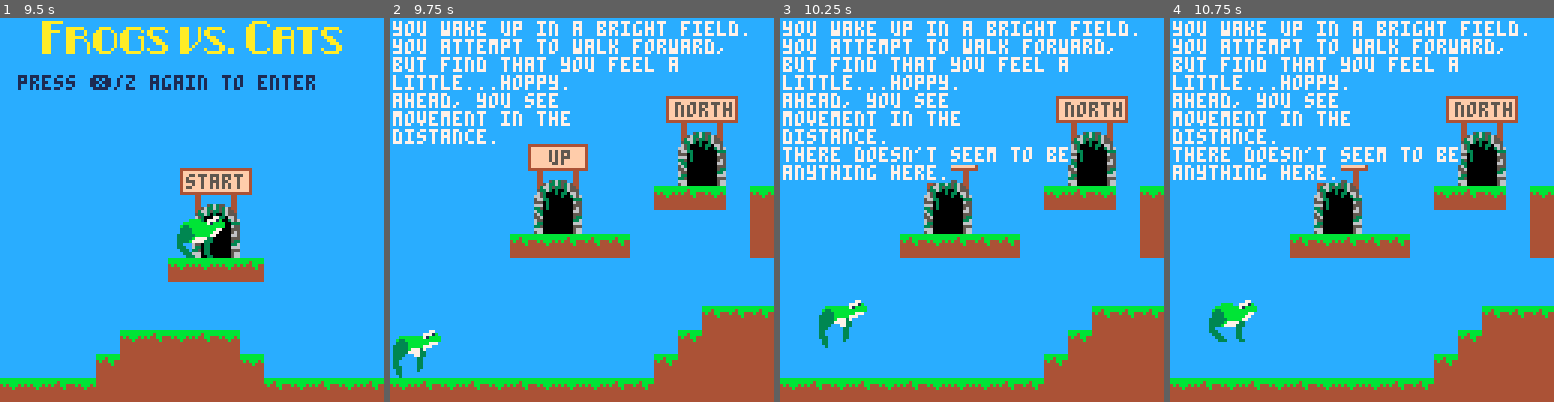
Above: before the commit, frames 1-4 (left to right).
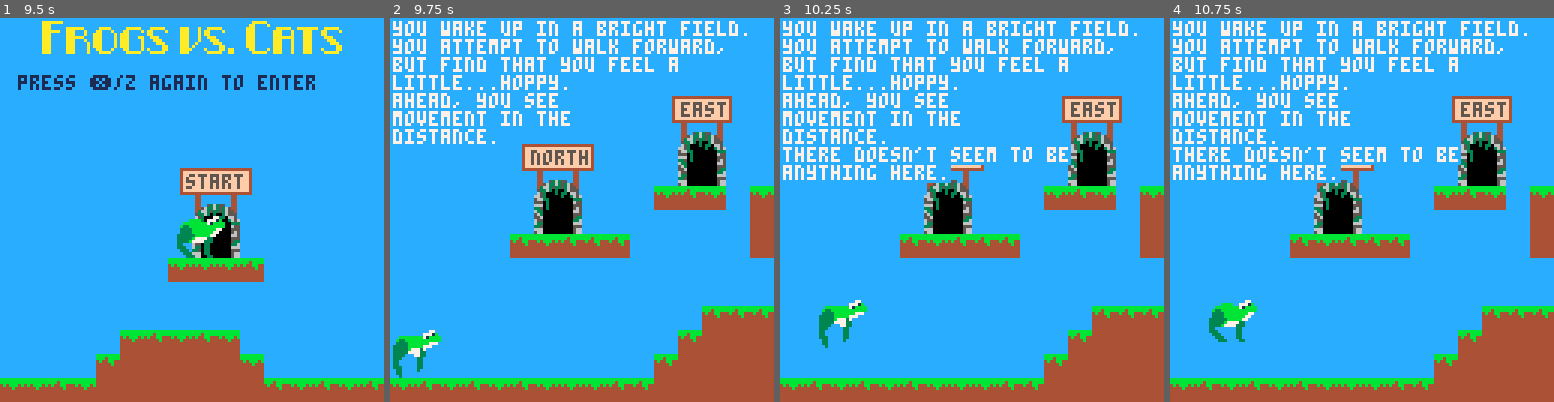
Above: after the commit, the same moments.

Repository: cincodenada/frogsvscats
Game: PICO-8 cartridge frogsvscats.p8
Two runs of this game, one before a commit and one after it. Both use one fixed random seed, a clock stepped at 60 frames per second and the inputs below.
Inputs:
- Up to frame 1 (9.5 s): tap O (Z key) at 0.7, 1.7, 2.1, 2.5, 2.9, 3.3, 3.7, 4.1, 4.5, 4.9, 5.3, 5.7, 6.1, 6.5, 6.9, 7.3, 7.7, 8.1, 8.5, 8.9, 9.3 s; hold Right 1.6-2.1 s; hold Up 2.15-2.42 s; hold Right 2.47-3.03 s; hold Left 3.08-3.58 s; hold Right 4.02-4.68 s; hold Up 4.73-5.03 s; hold Left 5.08-5.68 s; hold Right 6.08-6.58 s; hold Right 6.63-7.13 s; hold Up 7.18-7.45 s; hold Right 7.5-8.07 s; hold Left 8.12-8.62 s; hold Right from 9.05 s (still down)
- Up to frame 2 (9.75 s): tap O (Z key) at 9.7 s; release Right at 9.72 s
- Up to frame 3 (10.25 s): hold Up 9.77-10.07 s; tap O (Z key) at 10.1 s; hold Left from 10.12 s (still down)
- Up to frame 4 (10.75 s): tap O (Z key) at 10.5 s; release Left at 10.72 s

Frame 1 is identical in both runs. In frame 2, 1.1% of the frame differs, in the area x 34-91%, y 20-40%; in frame 3, 0.6%; in frame 4, 0.6%.

Commit message:
Add static door order
Want to make the initial wanderings more suggestive

Diff:
--- a/frogsvscats.p8
+++ b/frogsvscats.p8
@@ -117,6 +117,7 @@
 				east = 4,
 				up = "the sun. it hurts your eyes. maybe you should try another door.",
 			},
+			link_order = {"north","east","up","south"},
 		},
 		{
 			id = 2,
@@ -361,10 +362,18 @@
 	end
 	local dooridx = 1 -- todo: randomize
 	local player_door = nil
-	for label,info in pairs(a.links) do
-		self:add_door(label, info, dooridx)
-		if(label == from_door) player_door = self.doors[dooridx]
-		dooridx += 1
+	if(a.link_order) then
+		for label in all(a.link_order) do
+			self:add_door(label, a.links[label], dooridx)
+			if(label == from_door) player_door = self.doors[dooridx]
+			dooridx += 1
+		end
+	else
+		for label,info in pairs(a.links) do
+			self:add_door(label, info, dooridx)
+			if(label == from_door) player_door = self.doors[dooridx]
+			dooridx += 1
+		end
 	end
 
 	self:load_items()
